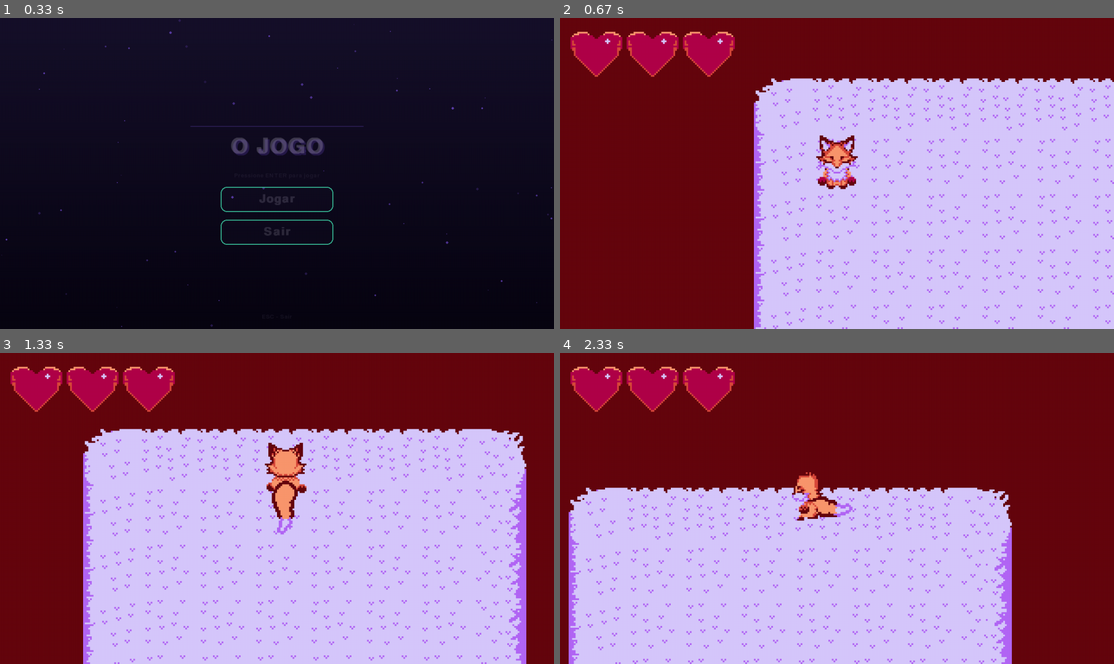
Above: before the commit, frames 1-4 (two rows, left to right).
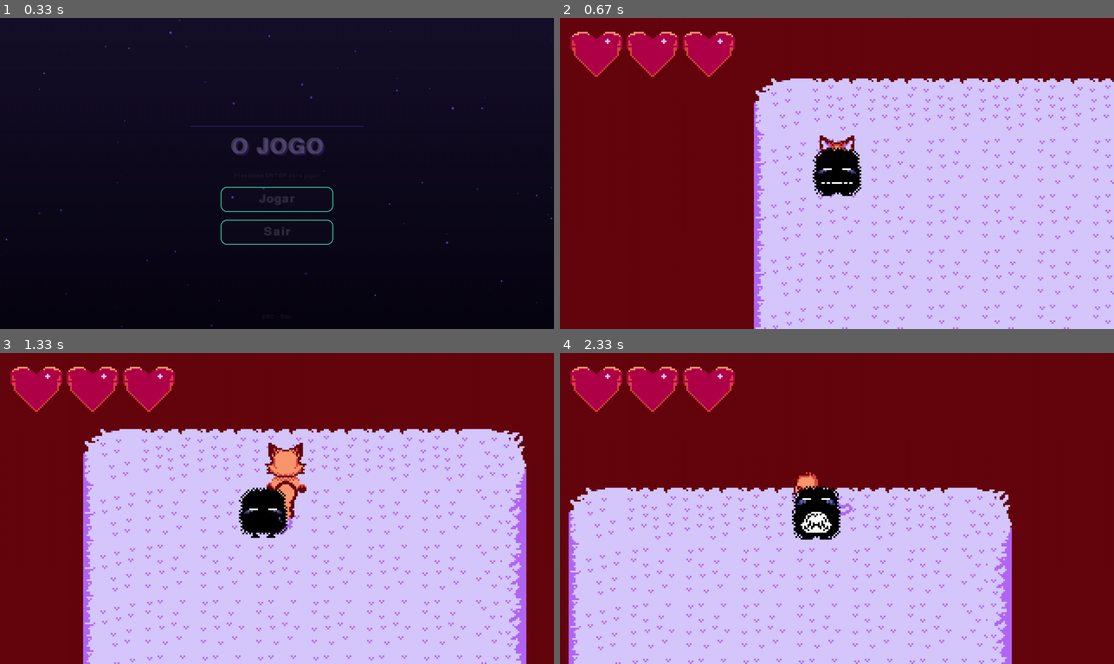
Above: after the commit, the same moments.

Repository: LucasAioriaSerpa/gaming_for_fun_pygame
Game: pygame game, started from Web_Execute_me.py
The game is run twice, just before and just after one commit, with the same random seed, the same clock (stepped at 60 frames per second) and the same inputs.
Inputs (mouse positions are in pixels of both pictures, inside the frame that each line leads up to):
- Up to frame 1 (0.33 s): no input
- Up to frame 2 (0.67 s): click (814, 185) at 0.38 s
- Up to frame 3 (1.33 s): hold Right 0.67-1.13 s; move the mouse to (277, 530) at 0.7 s; hold Up from 1.17 s (still down)
- Up to frame 4 (2.33 s): release Up at 1.47 s; hold Right 1.5-1.97 s; hold Left from 2 s (still down)

Frame 1 is identical in both runs. In frame 2, 1.2% of the frame differs, in the area x 45-55%, y 41-58%; in frame 3, 1.2%; in frame 4, 1.3%, in the area x 41-51%, y 42-61%.

Commit message:
feat: inimigos!

Diff:
--- a/src/controller/playing_controller.py
+++ b/src/controller/playing_controller.py
@@ -5,6 +5,7 @@
 
 from src.core.Controller import Controller
 from src.model.player_model import PlayerModel
+from src.model.enemy_model import EnemyModel
 from src.model.map_model import MapModel
 from src.view.playing_view import PlayingView
 from src.utils.camera import Camera
@@ -19,6 +20,7 @@
         super().__init__(screen, change_state_cb)
         self.view = PlayingView(screen)
         self.camera = Camera(self.view.internal_size[0], self.view.internal_size[1])
+        self.enemies: List[EnemyModel] = []
         self.load_map("maps/map_01")
 
     def load_map(self, map_name: str):
@@ -28,6 +30,9 @@
             y=self.map_model.spawn_y,
             size=32
         )
+        self.enemies.clear()
+        for ex, ey in self.map_model.enemy_spawns:
+            self.enemies.append(EnemyModel(x=ex * 32, y=ey * 32, size=32))
         self.camera.x = self.player_model.rect.centerx - (self.camera.width / 2)
         self.camera.y = self.player_model.rect.centery - (self.camera.height / 2)
 
@@ -59,6 +64,9 @@
             self.load_map(next_map_filename)
             return
         self.camera.follow(center_x, center_y)
-        self.view.update(delta_time, self.player_model)
+        for enemy in self.enemies:
+            enemy.update(delta_time, self.player_model, self.map_model)
+        self.enemies = [e for e in self.enemies if not e.ready_to_remove]
+        self.view.update(delta_time, self.player_model, self.enemies)
 
-    def draw(self): self.view.draw(self.player_model, self.map_model, self.camera)
+    def draw(self): self.view.draw(self.player_model, self.map_model, self.camera, self.enemies)
--- /dev/null
+++ b/src/model/enemy_model.py
@@ -0,0 +1,78 @@
+
+import pygame as PYG
+import math
+
+from src.utils.math_utils import normalize_vector
+from src.model.player_model import PlayerModel
+from src.model.map_model import MapModel
+
+class EnemyModel:
+    def __init__(self, x: float, y: float, size: int = 32) -> None:
+        self.rect = PYG.Rect(int(x), int(y), size, size)
+        self.hitbox = PYG.Rect(0, 0, 20, 20)
+        self.hitbox.center = self.rect.center
+        self.pos_x = float(self.hitbox.centerx)
+        self.pos_y = float(self.hitbox.centery)
+        self.speed = 60.0
+        self.health = 3
+        self.state = "idle"
+        self.direction = "down"
+        self.detect_range = 250.0
+        self.attack_range = 40.0
+        self.attack_cooldown = 1.5
+        self.attack_timer = 0.0
+        self.ready_to_remove = False
+    def update(self, delta_time: float, player: PlayerModel, map_model: MapModel):
+        if self.state == "death": return
+        if self.health <= 0:
+            self.state = "death"
+            return
+        if self.attack_timer > 0:
+            self.attack_timer -= delta_time
+        dx = player.hitbox.centerx - self.hitbox.centerx
+        dy = player.hitbox.centery - self.hitbox.centery
+        distance = math.hypot(dx, dy)
+        if distance <= self.attack_range:
+            if self.attack_timer <= 0:
+                self.state = "attack"
+                self.attack_timer = self.attack_cooldown
+                self._update_direction(dx, dy)
+        elif distance <= self.detect_range:
+            if self.state == "attack" and self.attack_timer > self.attack_cooldown - 0.5: pass
+            else:
+                self.state = "walk"
+                self._move(dx, dy, delta_time, map_model)
+                self._update_direction(dx, dy)
+        else:
+            self.state = "idle"
+
+    def _update_direction(self, dx: float, dy: float):
+        if abs(dx) >= abs(dy):
+            self.direction = "right" if dx > 0 else "left"
+        else:
+            self.direction = "down" if dy > 0 else "up"
+
+    def _move(self, dx: float, dy: float, delta_time: float, map_model: MapModel):
+        norm_dx, norm_dy = normalize_vector(dx, dy)
+        self.pos_x += norm_dx * self.speed * delta_time
+        self.hitbox.centerx = int(self.pos_x)
+        if self._check_collision(map_model):
+            self.pos_x -= norm_dx * self.speed * delta_time
+            self.hitbox.centerx = int(self.pos_x)
+        self.pos_y += norm_dy * self.speed * delta_time
+        self.hitbox.centery = int(self.pos_y)
+        if self._check_collision(map_model):
+            self.pos_y -= norm_dy * self.speed * delta_time
+            self.hitbox.centery = int(self.pos_y)
+        self.rect.center = self.hitbox.center
+
+    def _check_collision(self, map_model: MapModel) -> bool:
+        corners = [
+            self.hitbox.topleft, self.hitbox.topright,
+            self.hitbox.bottomleft, self.hitbox.bottomright
+        ]
+        for cx, cy in corners:
+            grid_x = int(cx // map_model.tile_size)
+            grid_y = int(cy // map_model.tile_size)
+            if map_model.is_wall(grid_x, grid_y): return True
+        return False
--- a/src/view/playing_view.py
+++ b/src/view/playing_view.py
@@ -46,8 +46,24 @@
         self.anim_index = 0
         self.anim_timer = 0.0
         self.frame_duration = 0.12
+        self.enemy_anim_states = {}
+        self.enemy_frame_duration = 0.12
+        self.enemy_anims = {
+            "idle": {}, "walk": {}, "attack": {}, "death": {}
+        }
+        enemy_dir = os.path.join(CONTENT_DIR, "enemy")
+        directions = ["up", "down", "left", "right"]
+        for d in directions:
+            path = os.path.join(enemy_dir, "animations", "idle/enemy_idle.gif")
+            if os.path.exists(path): self.enemy_anims["idle"][d] = list(PYG.image.load_animation(path))
+            path = os.path.join(enemy_dir, "animations", "walk/enemy_walk.gif")
+            if os.path.exists(path): self.enemy_anims["walk"][d] = list(PYG.image.load_animation(path))
+            path = os.path.join(enemy_dir, "animations", "attack/enemy_attack.gif")
+            if os.path.exists(path): self.enemy_anims["attack"][d] = list(PYG.image.load_animation(path))
+            path = os.path.join(enemy_dir, "animations", "death/enemy_death.gif")
+            if os.path.exists(path): self.enemy_anims["death"][d] = list(PYG.image.load_animation(path))
 
-    def update(self, delta_time: float, player_model: PlayerModel):
+    def update(self, delta_time: float, player_model: PlayerModel, enemies: list[EnemyModel]):
         if not player_model.is_moving:
             self.anim_index = 0
             self.anim_timer = 0.0
@@ -57,8 +73,30 @@
                 self.anim_timer = 0.0
                 current_anim_list = self.run_animations[player_model.direction]
                 self.anim_index = (self.anim_index + 1) % len(current_anim_list)
+        for enemy in enemies:
+            enemy_id = id(enemy)
+            if enemy_id not in self.enemy_anim_states:
+                self.enemy_anim_states[enemy_id] = {"index":0,"timer":0.0,"state":enemy.state}
+            state_data = self.enemy_anim_states[enemy_id]
+            if state_data["state"] != enemy.state:
+                state_data["index"] = 0
+                state_data["timer"] = 0.0
+                state_data["state"] = enemy.state
+            state_data["timer"] += delta_time
+            if state_data["timer"] >= self.enemy_frame_duration:
+                state_data["timer"] = 0.0
+                try:
+                    anim_list = self.enemy_anims[enemy.state][enemy.direction]
+                    if enemy.state == "death":
+                        if state_data["index"] < len(anim_list) - 1:
+                            state_data["index"] += 1
+                        else:
+                            enemy.ready_to_remove = True
+                    else:
+                        state_data["index"] = (state_data["index"]+1) & len(anim_list)
+                except KeyError: pass
 
-    def draw(self, player_model: PlayerModel, map_model: MapModel, camera: Camera):
+    def draw(self, player_model: PlayerModel, map_model: MapModel, camera: Camera, enemies: list[EnemyModel]):
         self.internal_surf.fill(Colors.FOX_OUTLINE)
         offset_x = int(camera.x)
         offset_y = int(camera.y)
@@ -98,6 +136,17 @@
             if -tile_size < x < self.internal_size[0] and -tile_size < y < self.internal_size[1]:
                 img_entity = self.entities_cache.get(entity_name)
                 if img_entity: self.internal_surf.blit(img_entity, (x,y))
+        for enemy in enemies:
+            ex = enemy.rect.x - offset_x
+            ey = enemy.rect.y - offset_y
+            if -32 < ex < self.internal_size[0] and -32 < ey < self.internal_size[1]:
+                try:
+                    state_data = self.enemy_anim_states.get(id(enemy))
+                    frame_idx = state_data["index"] if state_data else 0
+                    enemy_frame = self.enemy_anims[enemy.state][enemy.direction][frame_idx][0]
+                    self.internal_surf.blit(enemy_frame, (ex, ey))
+                except (KeyError, IndexError):
+                    PYG.draw.rect(self.internal_surf, (200, 0,0), (ex, ey, 32, 32))
         PYG.transform.scale(self.internal_surf, self.screen.get_size(), self.screen)
         ui_start_x = 20
         ui_start_y = 20
Binary file added: content/enemy/animations/attack/enemy_attack.gif
Binary file added: content/enemy/animations/death/enemy_death.gif
Binary file added: content/enemy/animations/idle/enemy_idle.gif
Binary file added: content/enemy/animations/walk/enemy_walk.gif
Binary file changed: content/maps/start_area/map_01_meta.png
Not shown, added: content/asesprite-files/cat.aseprite
Not shown, added: content/asesprite-files/enemy.aseprite
Not shown, changed: content/asesprite-files/map_01.aseprite
Not shown, added: content/asesprite-files/sad.aseprite
Not shown, added: content/enemy/images/.gitKeep
Not shown, added: content/maps/start_area/.gitKeep
